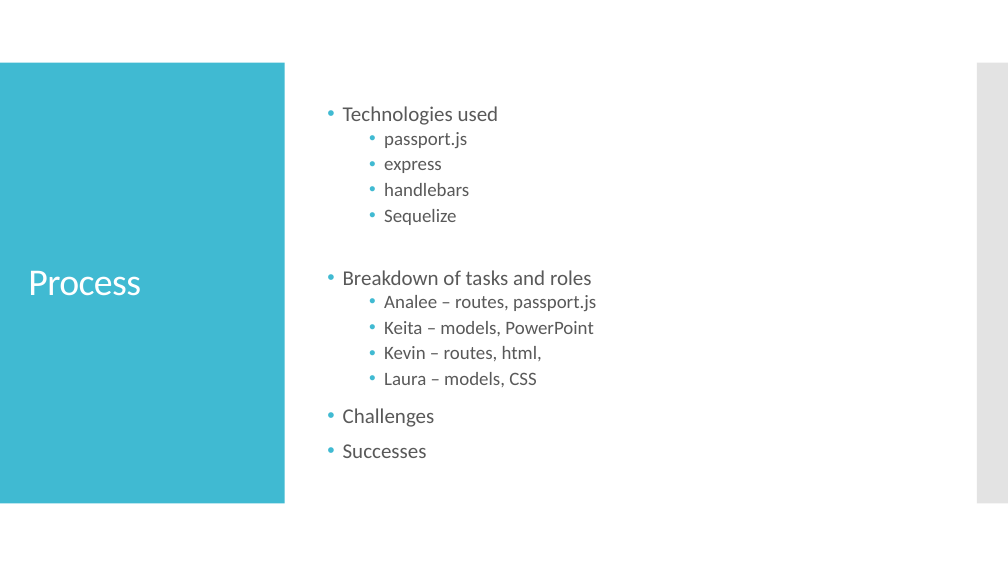
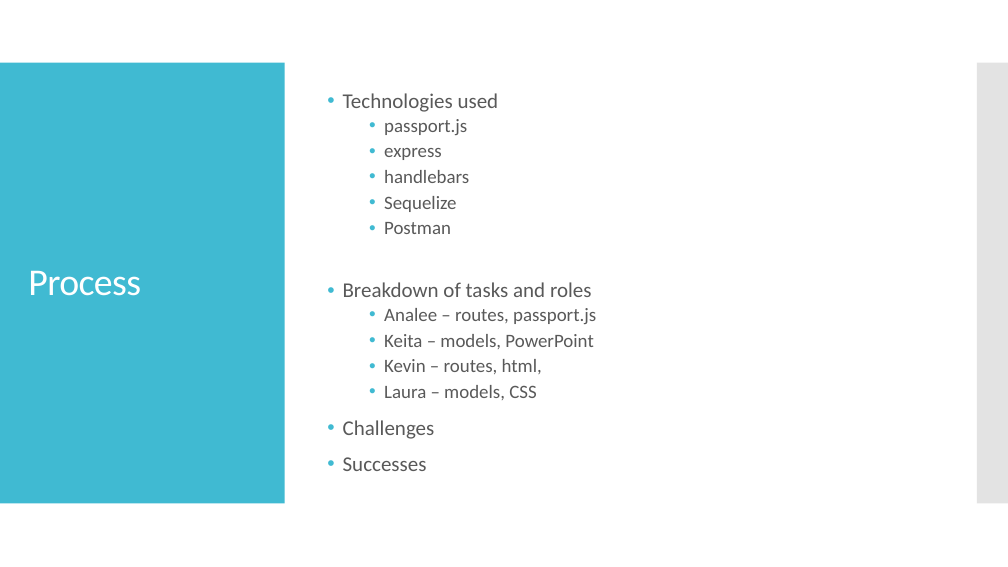
Before and after one commit to aguerra1508/Project2, a slide deck: slide 4 of whoDisHere.pptx. Drawn at 1008x567 pixels with LibreOffice and Linux fonts; fonts in the diff are those of the drawing. Boxes give left, top, right and bottom in pixels: in the first picture for what was removed or moved away, otherwise in the second. Text is boxed around its words. In the diff, an @@ line names an element or a change of style, - is before the commit and + after.

Commit message:
update on ppt

```diff
--- a/whoDisHere.pptx
+++ b/whoDisHere.pptx
@@ text at (384, 222, 451, 234): paragraph added @@
+  • Postman
```
Also in this commit, not shown: 1 slide added, 1 slide removed.
